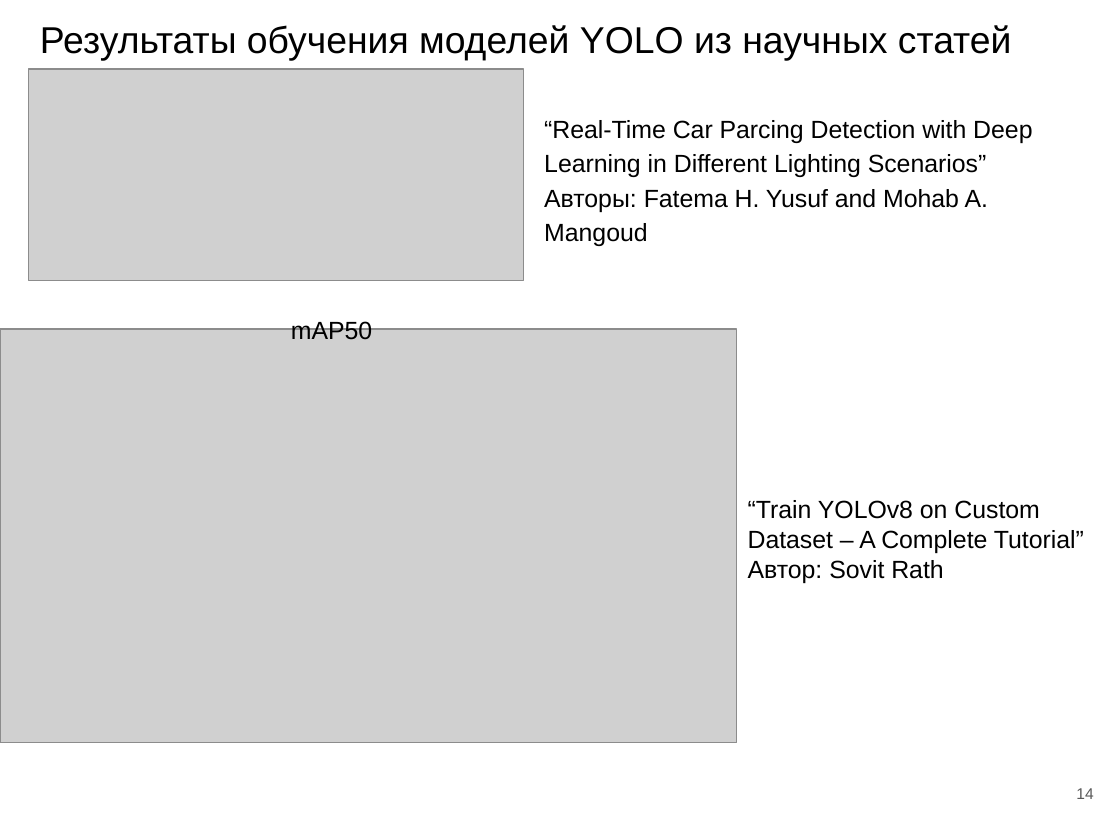
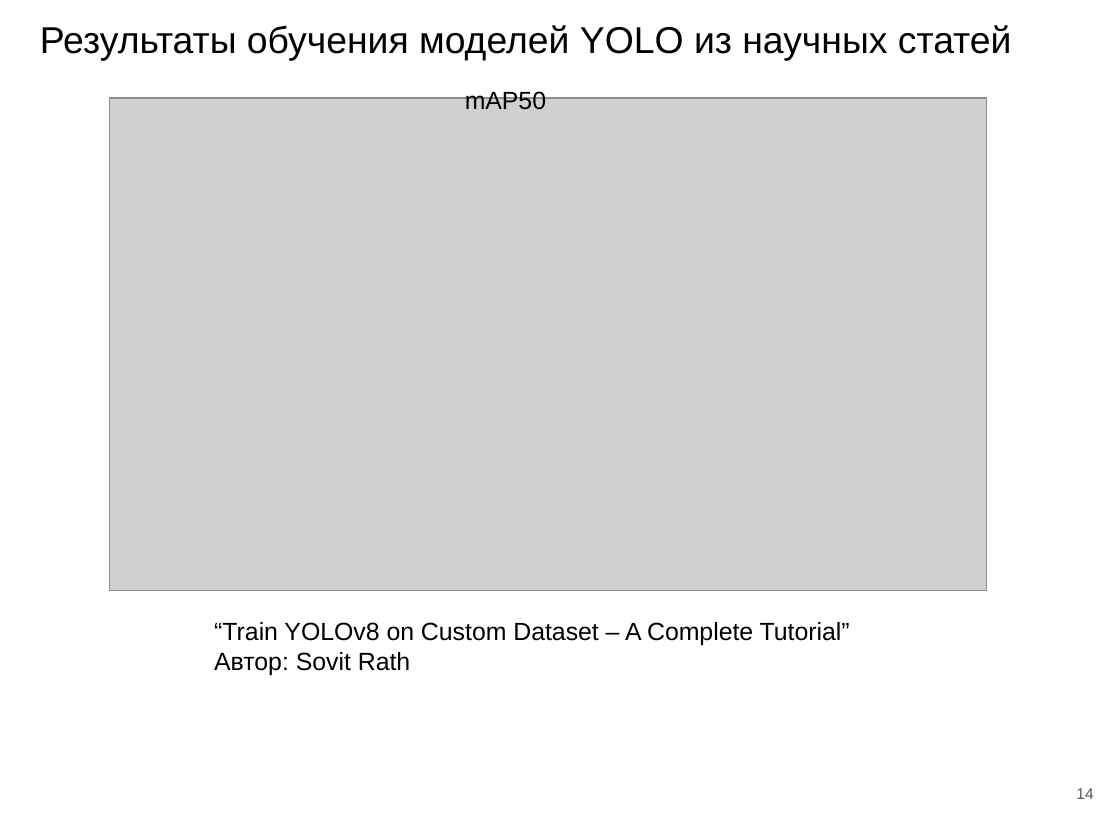
Before and after one commit to Kostebelova-Elizaveta/vkr_0303_KostebelovaEK_parking_detecting_cnn, a slide deck: slide 14 of Презентация_ВКР_Костебелова.pptx. Drawn at 1120x840 pixels with LibreOffice and Linux fonts; fonts in the diff are those of the drawing; grey boxes stand for pictures. Boxes give left, top, right and bottom in pixels: in the first picture for what was removed or moved away, otherwise in the second. Text is boxed around its words. In the diff, an @@ line names an element or a change of style, - is before the commit and + after.

```diff
--- a/Презентация_ВКР_Костебелова.pptx
+++ b/Презентация_ВКР_Костебелова.pptx
@@ picture removed at box(29, 69, 524, 281) @@
@@ text "mAP50": place and size @@
-text "mAP50" at box(291, 319, 372, 340)
+text "mAP50" at box(465, 89, 546, 110)
@@ picture: place and size @@
-picture at box(0, 329, 737, 743)
+picture at box(110, 99, 987, 591)
@@ text removed at box(544, 120, 1032, 246) @@
-“Real-Time Car Parcing Detection with Deep Learning in Different Lighting Scenarios”
-Авторы: Fatema H. Yusuf and Mohab A. Mangoud
@@ text "“Train YOLOv8 on Custom Dataset ..." rewrapped from box(748, 500, 1084, 583) to box(214, 622, 850, 675) @@
```
Also in this commit, not shown: 1 other slide changed, 3 other files.
